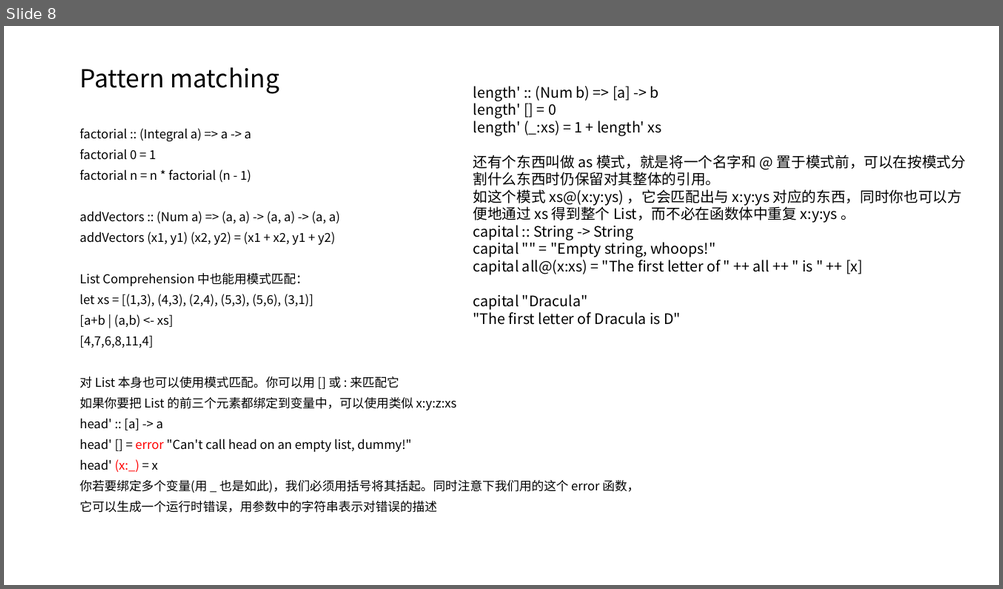
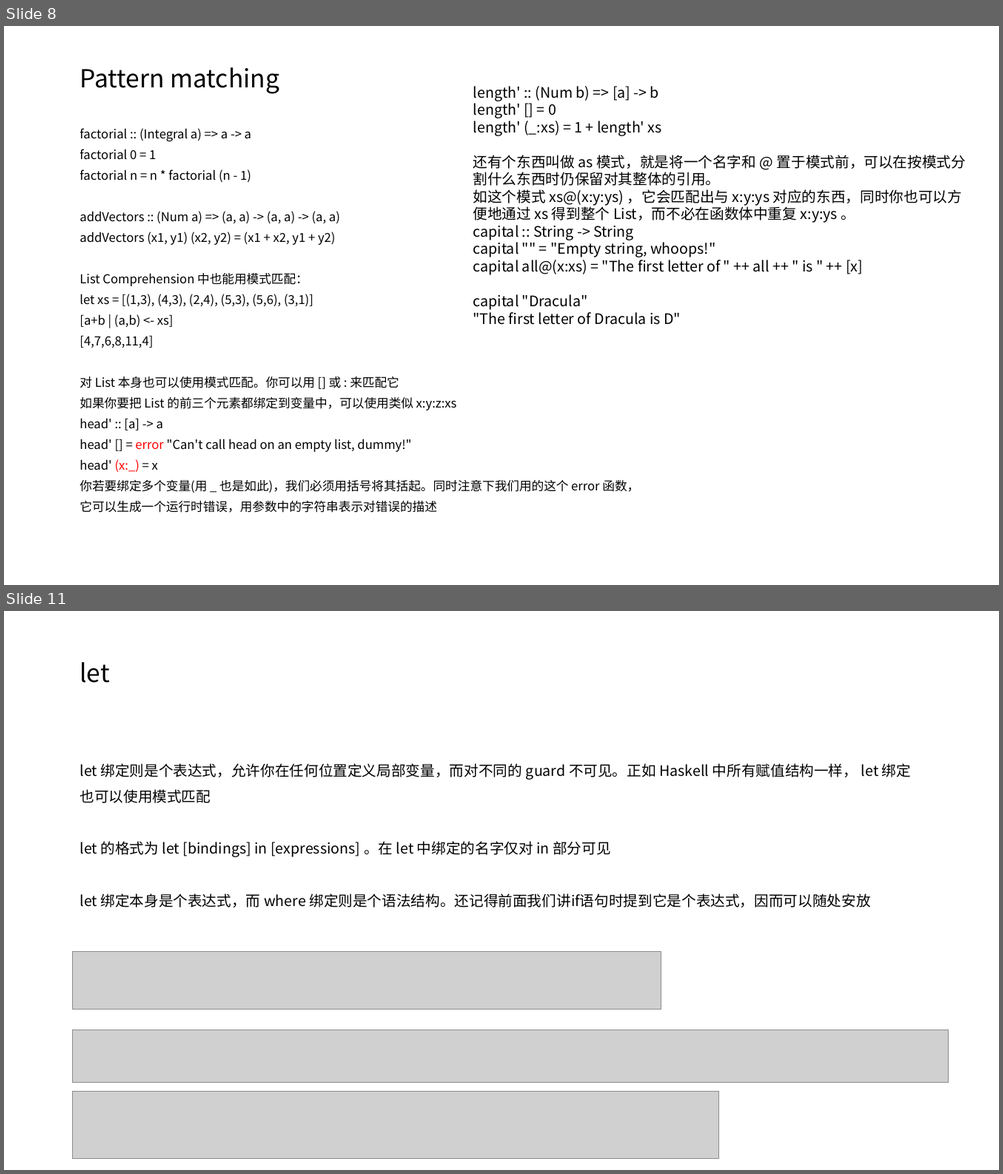
Before and after one commit to bilosikia/learnMarks, a slide deck: haskell.pptx. Shown one above the other, each under a label of ours: slide 8 before the commit, slides 8 and 11 after it; the slides between them are not shown. The pictures are 1003x589 and 1003x1174 pixels, drawn with LibreOffice and Linux fonts; fonts in the diff are those of the drawing; grey boxes stand for pictures. Boxes give left, top, right and bottom in pixels: in the first picture for what was removed or moved away, otherwise in the second. Text is boxed around its words. In the diff, an @@ line names an element or a change of style, - is before the commit and + after.

Commit message:
update haskell

```diff
--- a/haskell.pptx
+++ b/haskell.pptx
@@ slide 11 added at [4,611,999,1170], background #FFFFFF @@
@@ title added at [79,662,109,683], 24 pt, text #000000 @@
+let
@@ text added at [79,763,910,908], 14 pt, text #000000 @@
+let 绑定则是个表达式，允许你在任何位置定义局部变量，而对不同的 guard 不可见。正如 Haskell 中所有赋值结构一样， let 绑定
+也可以使用模式匹配
+let 的格式为 let [bindings] in [expressions] 。在 let 中绑定的名字仅对 in 部分可见
+let 绑定本身是个表达式，而 where 绑定则是个语法结构。还记得前面我们讲if语句时提到它是个表达式，因而可以随处安放
@@ picture added at [73,952,660,1009] @@
@@ picture added at [73,1031,948,1083] @@
@@ picture added at [73,1092,720,1159] @@
```
Also in this commit, not shown: 5 other slides added.
